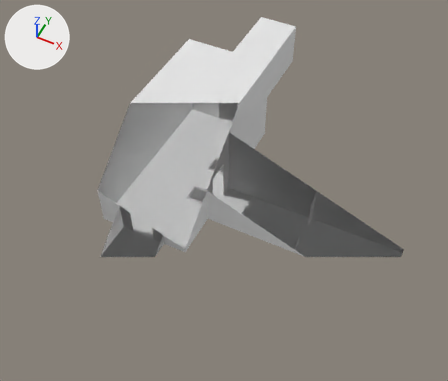
Renders of the Blender file DyNaDeMo/assets/Textures/PuzzleRoom.blend from each side of a commit.
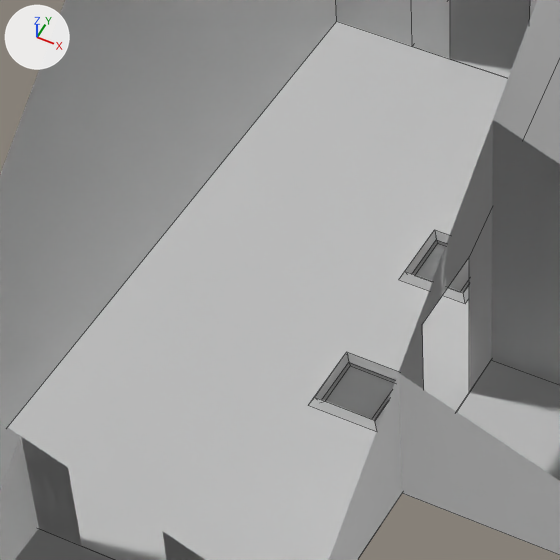
Each version is shown whole from a camera (50 mm lens) standing at (5.1, -8.42, 10.38) and looking at (1.25, -0.73, 0.77), then close up on the part from 26% to 55% of the width and 27% to 61% of the height. The axes (+X, +Y, +Z) are drawn at upper left. The lights are the same throughout. The close-ups show mesh edges as thin lines. Everything nearer to the camera than a plane just in front of the edit is cut away.

Before the edit, the objects in view are built like this:
```python
me_plane = bpy.data.meshes.new('Plane')
me_plane.from_pydata(...)  # 16 vertices, 13 faces; spans x -1.0..1.0, y -1.0..1.0, z 0.0..0.13
me_plane.materials.append(mat_room)  # white #e5e5e5
me_plane_003 = bpy.data.meshes.new('Plane.003')
me_plane_003.from_pydata(...)  # 16 vertices, 13 faces; spans x -1.0..1.0, y -1.0..1.0, z 0.0..0.13
me_plane_003.materials.append(mat_room)  # white #e5e5e5
me_plane_006 = bpy.data.meshes.new('Plane.006')
me_plane_006.from_pydata(...)  # 12 vertices, 8 faces; spans x -1.0..1.0, y -1.0..1.0, z 0.0..1.1
me_plane_006.materials.append(mat_room)  # white #e5e5e5
ob_corridor = bpy.data.objects.new('Corridor', me_plane_006)
ob_corridor.location = (0.0, 3.5, 0.0)
ob_corridor.rotation_euler = (0.0, 0.0, -1.571)  # degrees (0, 0, -90)
ob_corridor.scale = (1.5, 0.5, 1.0)
ob_pressureplatesurround = bpy.data.objects.new('PressurePlateSurround', me_plane)
ob_pressureplatesurround.parent = ob_room
ob_pressureplatesurround.matrix_parent_inverse = Matrix(((1.0, 0.0, 0.0, 0.0), (0.0, 0.5, 0.0, 0.0), (0.0, 0.0, 1.0, 0.0), (0.0, 0.0, 0.0, 1.0)))
ob_pressureplatesurround.location = (0.5, -0.5, 0.0)
ob_pressureplatesurround.scale = (0.2, 0.2, 0.4)
ob_pressureplatesurround_001 = bpy.data.objects.new('PressurePlateSurround.001', me_plane_003)
ob_pressureplatesurround_001.parent = ob_room
ob_pressureplatesurround_001.matrix_parent_inverse = Matrix(((1.0, 0.0, 0.0, 0.0), (0.0, 0.5, 0.0, 0.0), (0.0, 0.0, 1.0, 0.0), (0.0, 0.0, 0.0, 1.0)))
ob_pressureplatesurround_001.location = (0.5, 0.5, 0.0)
ob_pressureplatesurround_001.scale = (0.2, 0.2, 0.4)
# also in view: 'Corridor.004' at (0.0, -3.5, 0.55); 'Room' at (0.0, 0.0, 1.05); 'Corridor.003' at (2.0, -0.5, 1.05)
```
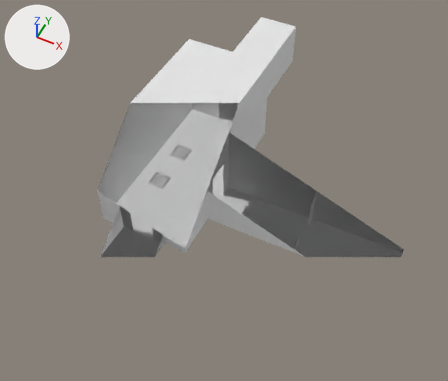
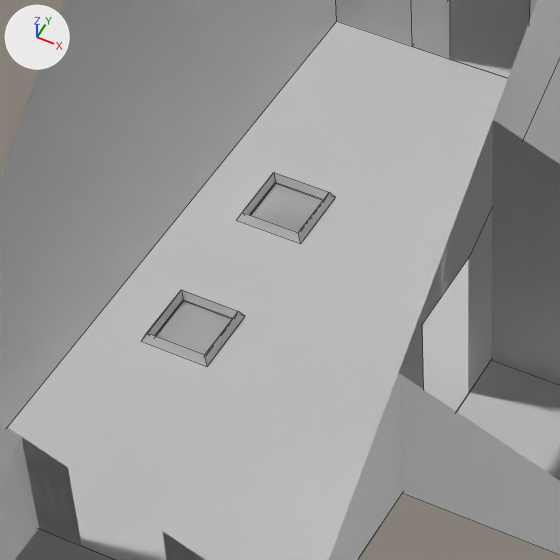
Edits to the bpy script that builds the scene:
```text
Add mat_room_001:
    mat_room_001 = diffuse_material('Room.001')
    mat_room_001.base_color = (0.787, 0.787, 0.787)  # white #e5e5e5
Add me_plane_001:
    me_plane_001.from_pydata([(-1.0, -1.0, 0.0), (1.0, -1.0, 0.0), (-1.0, 1.0, 0.0), (1.0, 1.0, 0.0), (-0.87, -0.87, 0.13), (0.87, -0.87, 0.13), (-0.87, 0.87, 0.13), (0.87, 0.87, 0.13), (-0.78, -0.78, 0.0), (0.78, -0.78, 0.0), (-0.78, 0.78, 0.0), (0.78, 0.78, 0.0), (-0.75, -0.75, 0.0), (0.75, -0.75, 0.0), (-0.75, 0.75, 0.0), (0.75, 0.75, 0.0)], [], [(0, 2, 3, 1), (7, 6, 10, 11), (3, 2, 6, 7), (1, 3, 7, 5), (0, 1, 5, 4), (2, 0, 4, 6), (11, 10, 14, 15), (5, 7, 11, 9), (4, 5, 9, 8), (6, 4, 8, 10), (9, 11, 15, 13), (8, 9, 13, 12), (10, 8, 12, 14)])
    me_plane_001.materials.append(mat_room_001)  # white #e5e5e5
Remove ob_pressureplatesurround:
    ob_pressureplatesurround = bpy.data.objects.new('PressurePlateSurround', me_plane)
    ob_pressureplatesurround.parent = ob_room
    ob_pressureplatesurround.matrix_parent_inverse = Matrix(((1.0, 0.0, 0.0, 0.0), (0.0, 0.5, 0.0, 0.0), (0.0, 0.0, 1.0, 0.0), (0.0, 0.0, 0.0, 1.0)))
    ob_pressureplatesurround.location = (0.5, -0.5, 0.0)
    ob_pressureplatesurround.scale = (0.2, 0.2, 0.4)
Change ob_pressureplatesurround_001:
    ob_pressureplatesurround_001.location: (0.5, 0.5, 0.0) -> (-0.5, -0.5, 0.0)
Add ob_pressureplatesurround_002:
    ob_pressureplatesurround_002 = bpy.data.objects.new('PressurePlateSurround.002', me_plane_001)
    ob_pressureplatesurround_002.parent = ob_room
    ob_pressureplatesurround_002.matrix_parent_inverse = Matrix(((1.0, 0.0, 0.0, 0.0), (0.0, 0.5, 0.0, 0.0), (0.0, 0.0, 1.0, 0.0), (0.0, 0.0, 0.0, 1.0)))
    ob_pressureplatesurround_002.location = (-0.5, 0.5, 0.0)
    ob_pressureplatesurround_002.scale = (0.2, 0.2, 0.4)
```

Changed parts and their boxes (x1, y1, x2, y2) in the close-ups (560 x 560 px):
'PressurePlateSurround.001', moved: before (399, 230, 469, 304); after (142, 290, 245, 366)
'PressurePlateSurround.002', added: after (237, 172, 336, 244)
'PressurePlateSurround', deleted: before (308, 352, 399, 432)
